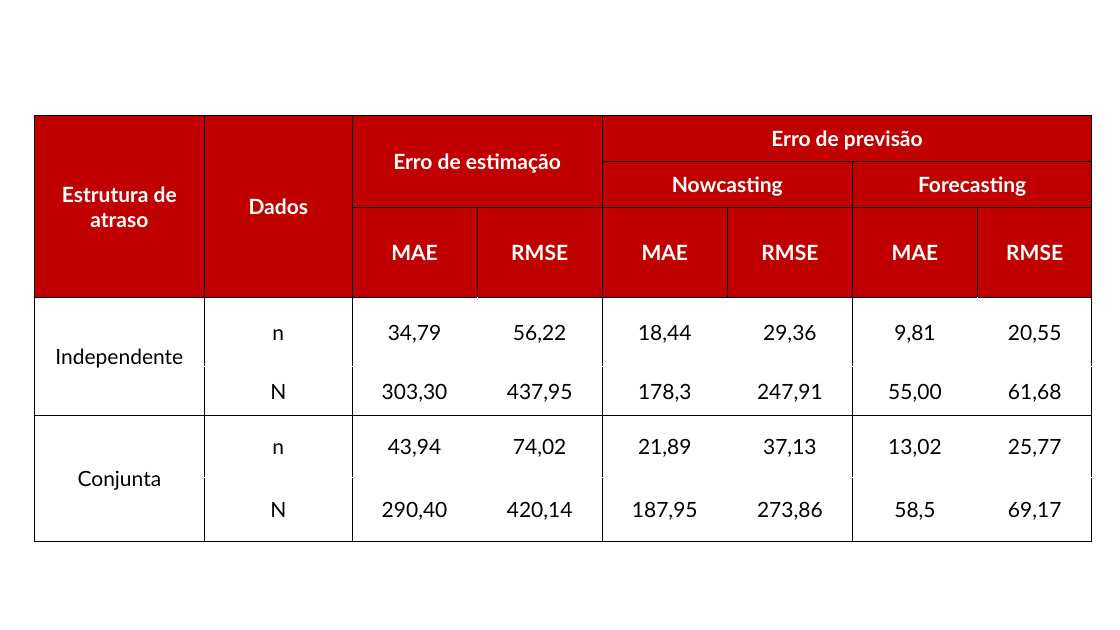
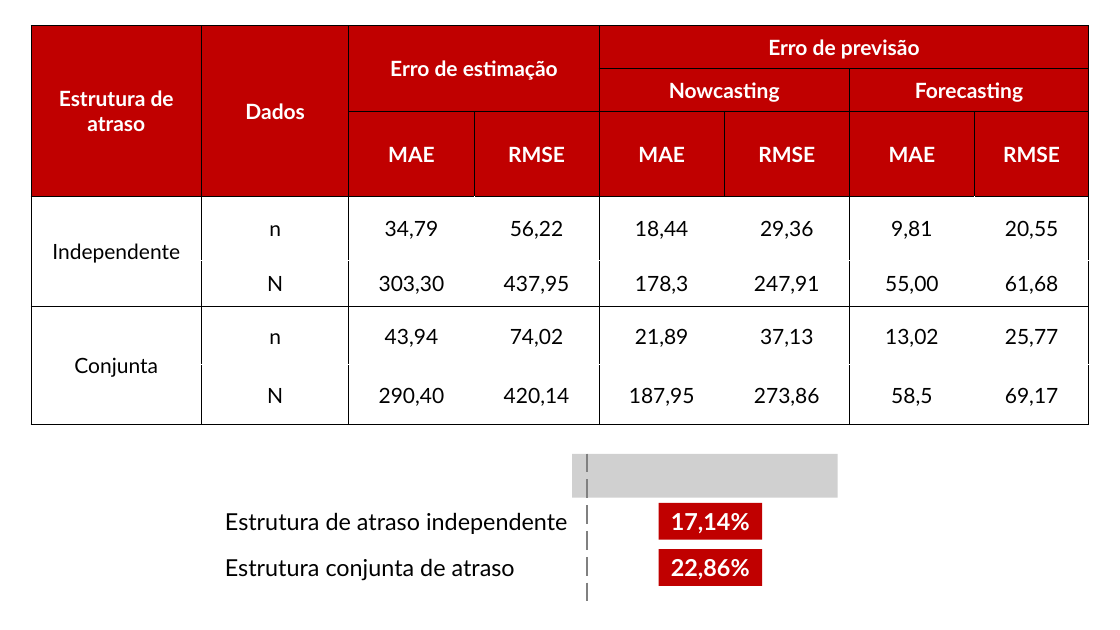
Before and after one commit to daniellyseverino/tcc_ib, a slide deck: slide 1 of assets/img/erros.pptx. Drawn at 1120x630 pixels with LibreOffice and Linux fonts; fonts in the diff are those of the drawing; grey boxes stand for pictures. Boxes give left, top, right and bottom in pixels: in the first picture for what was removed or moved away, otherwise in the second. Text is boxed around its words. In the diff, an @@ line names an element or a change of style, - is before the commit and + after.

```diff
--- a/assets/img/erros.pptx
+++ b/assets/img/erros.pptx
@@ table resized from (x1=34, y1=116, x2=1092, y2=542) to (x1=31, y1=25, x2=1089, y2=424) @@
@@ picture added at (x1=572, y1=454, x2=838, y2=497) @@
@@ line added from (587, 454) to (587, 605), #808080 2 pt dashed @@
@@ rectangle added at (x1=659, y1=503, x2=762, y2=540), fill #C00000, 20 pt, text #FFFFFF, bold @@
+17,14%
@@ text added at (x1=225, y1=512, x2=567, y2=534), 20 pt, text #000000 @@
+Estrutura de atraso independente
@@ text added at (x1=225, y1=558, x2=515, y2=581), 20 pt, text #000000 @@
+Estrutura conjunta de atraso
@@ rectangle added at (x1=659, y1=549, x2=762, y2=586), fill #C00000, 20 pt, text #FFFFFF, bold @@
+22,86%
```
Also in this commit, not shown: 11 other files.
